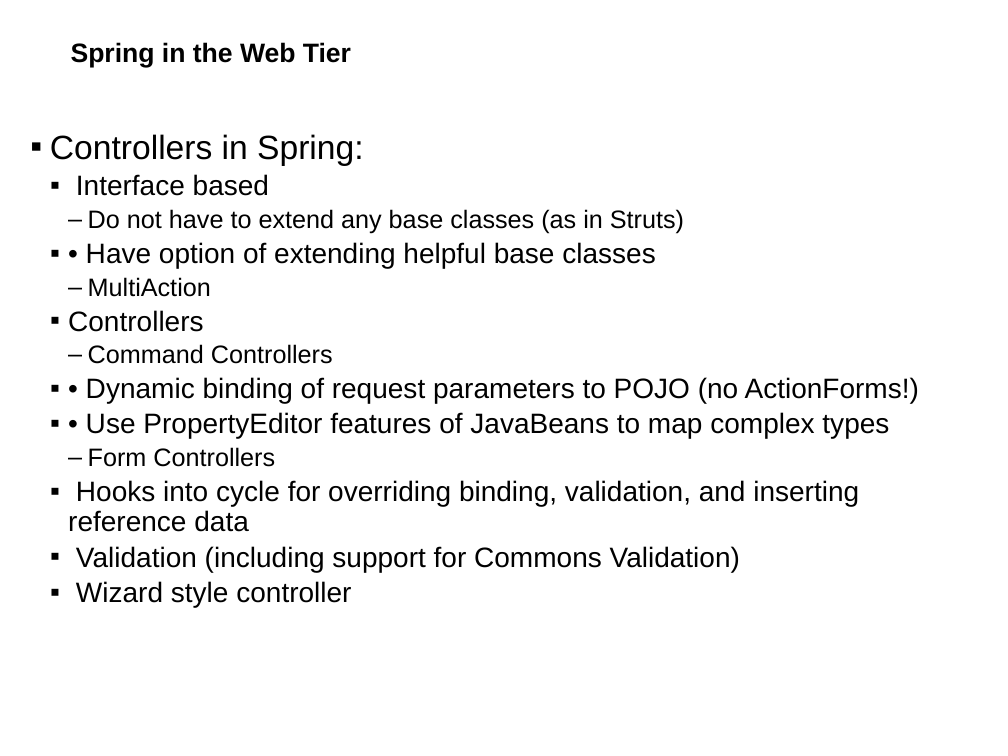
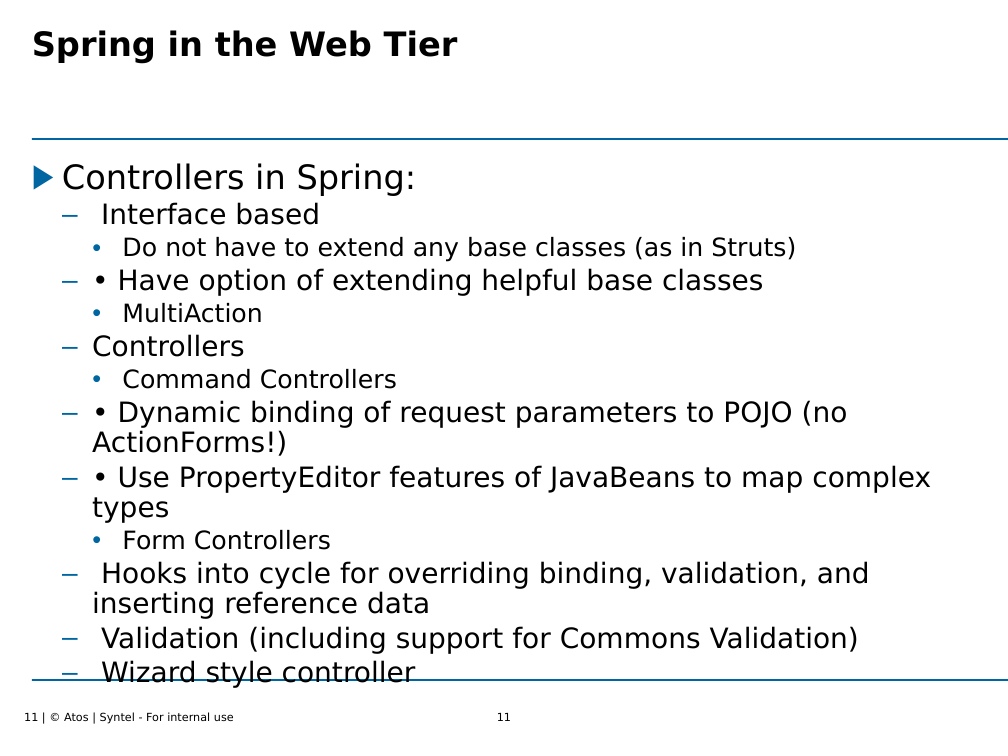
Before and after one commit to Vishnuteja116/java-spring, a slide deck: slide 11 of 4. Spring Framework 3 - MVC.ppt (slide 10 before the commit). Drawn at 1008x756 pixels with LibreOffice and Linux fonts; fonts in the diff are those of the drawing; background and template pictures are left out. Boxes give left, top, right and bottom in pixels: in the first picture for what was removed or moved away, otherwise in the second. Text is boxed around its words. In the diff, an @@ line names an element or a change of style, - is before the commit and + after.

```diff
--- a/4. Spring Framework 3 - MVC.ppt
+++ b/4. Spring Framework 3 - MVC.ppt
@@ title "Spring in the Web Tier": place and size @@
-title "Spring in the Web Tier" at [71, 42, 351, 68]
+title "Spring in the Web Tier" at [32, 30, 458, 64]
@@ title "Spring in the Web Tier" at [32, 30, 458, 64]: size 19 to 24 pt, font Arial to DejaVu Sans; vertical alignment middle to top @@
@@ line added from (32, 139) to (1008, 139), #0066A1 1.25 pt @@
@@ text "Controllers in Spring:": place and size @@
-text "Controllers in Spring:" at [50, 134, 919, 607]
+text "Controllers in Spring:" at [62, 163, 931, 654]
@@ text "Controllers in Spring:" at [62, 163, 931, 654]: font Arial to DejaVu Sans; bullet ▪ to ▶; bullet colour #000000 to #0066A1; bullet ▪ to –; bullet – to • @@
@@ line added from (32, 679) to (1008, 679), #0066A1 1.25 pt @@
@@ text added at [24, 712, 234, 724], 8 pt, text #000000 @@
+11 | © Atos | Syntel - For internal use
@@ page number added at [497, 713, 511, 721], 8 pt, text #000000 @@
+11
```
Also in this commit, not shown: 11 other slides changed, 3 slides added, 1 slide removed, 4 other files.
